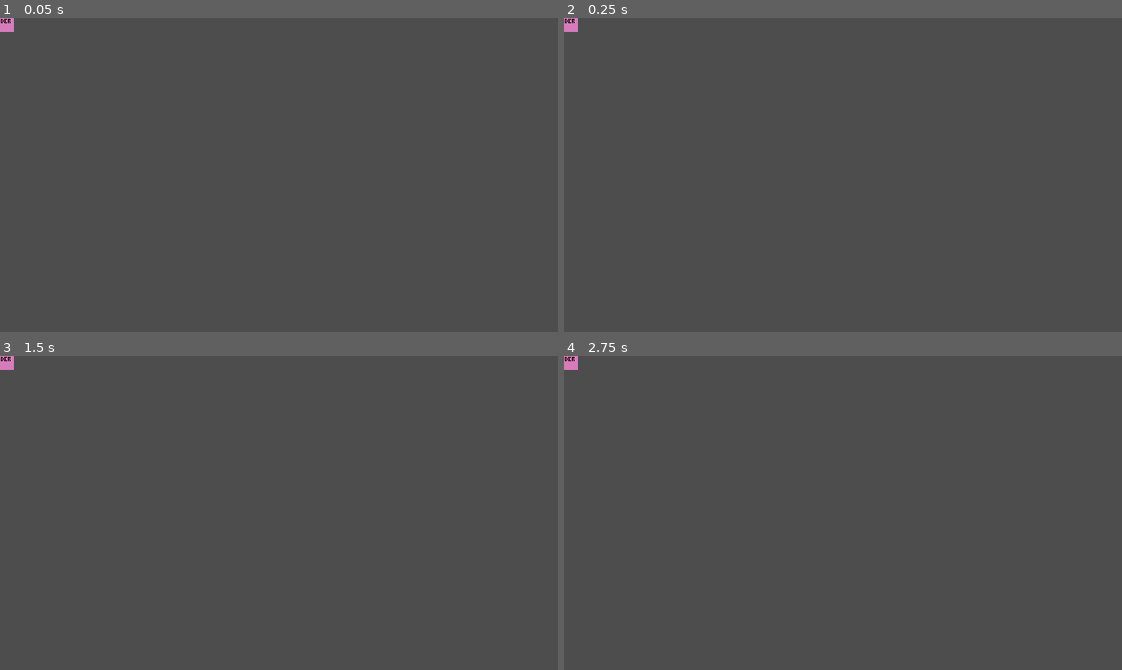
Above: before the commit, frames 1-4 (two rows, left to right).
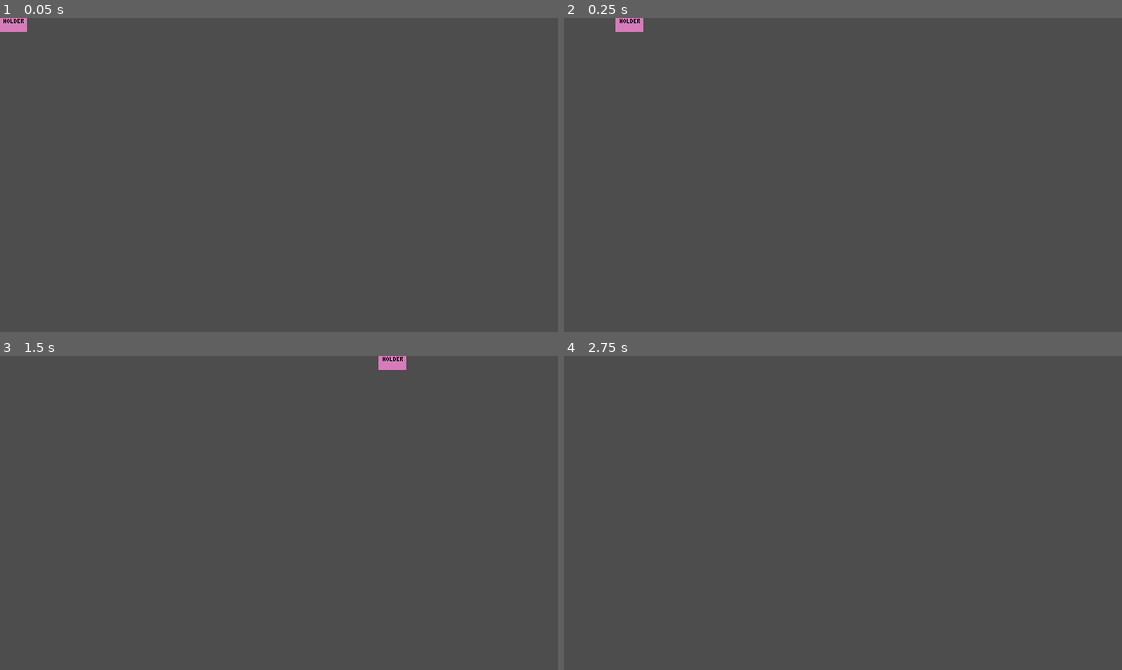
Above: after the commit, the same moments.

Repository: lehmius/typing-tides
Game: Godot game, scene res://scenes/game.tscn
Same seed, same stepped clock (60 frames per second), same inputs: the game is played once before the commit and once after it. The engine's default icon, where the game draws it, is replaced by a stand-in: a white triangle on a blue panel in a dark square.
Inputs:
- Up to frame 1 (0.05 s): no input
- Up to frame 2 (0.25 s): no input
- Up to frame 3 (1.5 s): tap Enter at 0.5 s
- Up to frame 4 (2.75 s): no input

The runs differ from the first frame. In frame 1, 0.1% of the frame differs, in the area x 0-5%, y 0-5%; in frame 2, 0.3%, in the area x 0-15%, y 0-5%; in frame 3, 0.3%; in frame 4, 0.1%.
Error before the commit: Parse Error: Preload file "res://scenes/projectile.tscn" does not exist. (res://scripts/player.gd:7)

Commit message:
Comment out projectile emission functionality, to prevent errors

Diff:
--- a/scenes/player.tscn
+++ b/scenes/player.tscn
@@ -24,7 +24,6 @@
 [node name="Player" type="CharacterBody2D"]
 texture_filter = 1
 script = ExtResource("1_g2els")
-speed = null
 
 [node name="AnimatedSprite2D" type="AnimatedSprite2D" parent="."]
 sprite_frames = SubResource("SpriteFrames_g2els")
--- a/scripts/player.gd
+++ b/scripts/player.gd
@@ -4,7 +4,7 @@
 
 @export var speed:int = 300
 
-var Projectile = preload("res://scenes/projectile.tscn")
+#var Projectile = preload("res://scenes/projectile.tscn")
 
 func _ready() -> void:
 	pass
@@ -15,7 +15,8 @@
 ## @returns: void
 func _input(event: InputEvent) -> void:
 	if event is InputEventKey and event.pressed:
-		shoot.emit(Projectile, event.keycode, global_position)
+#		shoot.emit(Projectile, event.keycode, global_position)
+		pass
 
 
 func _process(delta: float) -> void:
